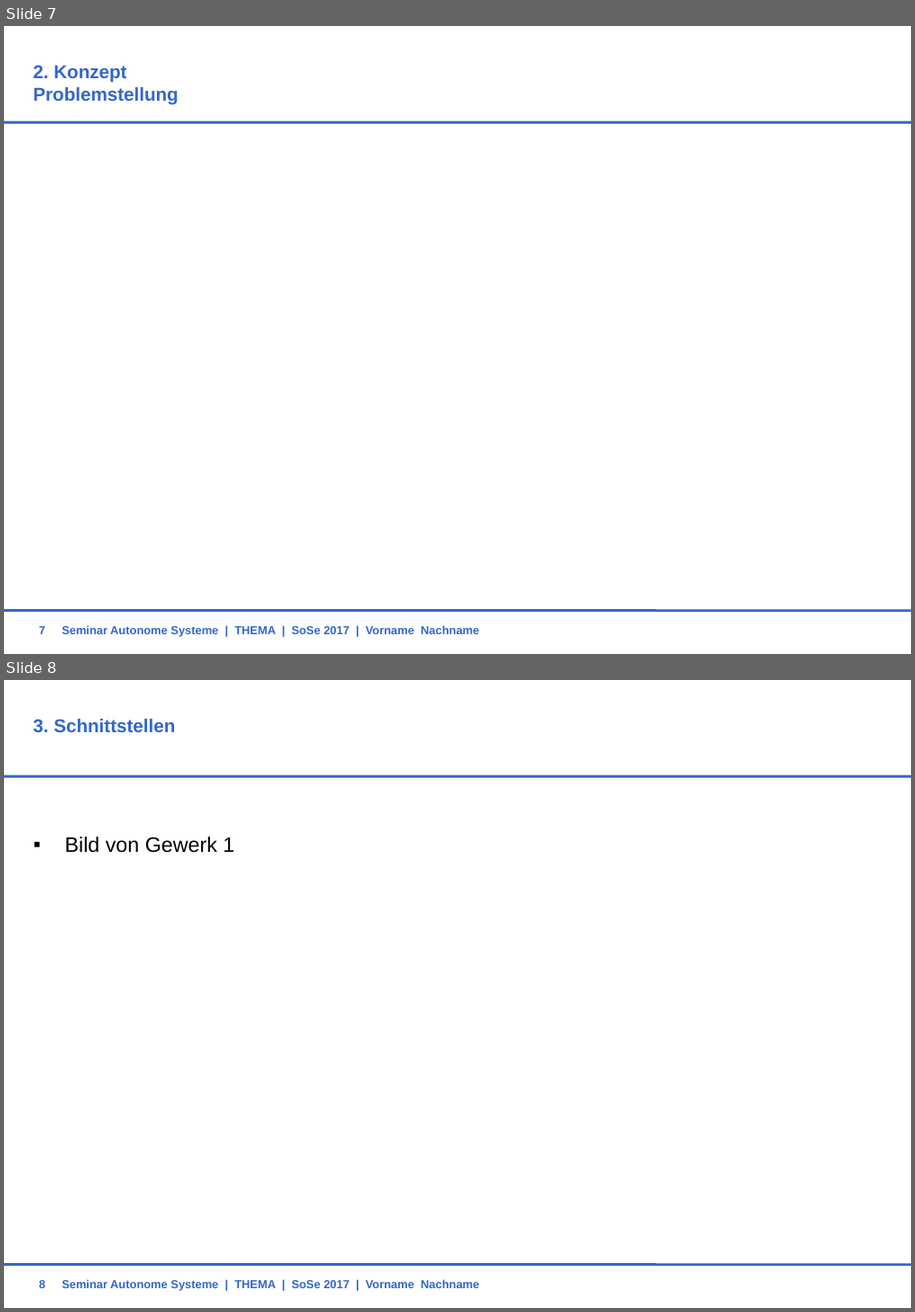
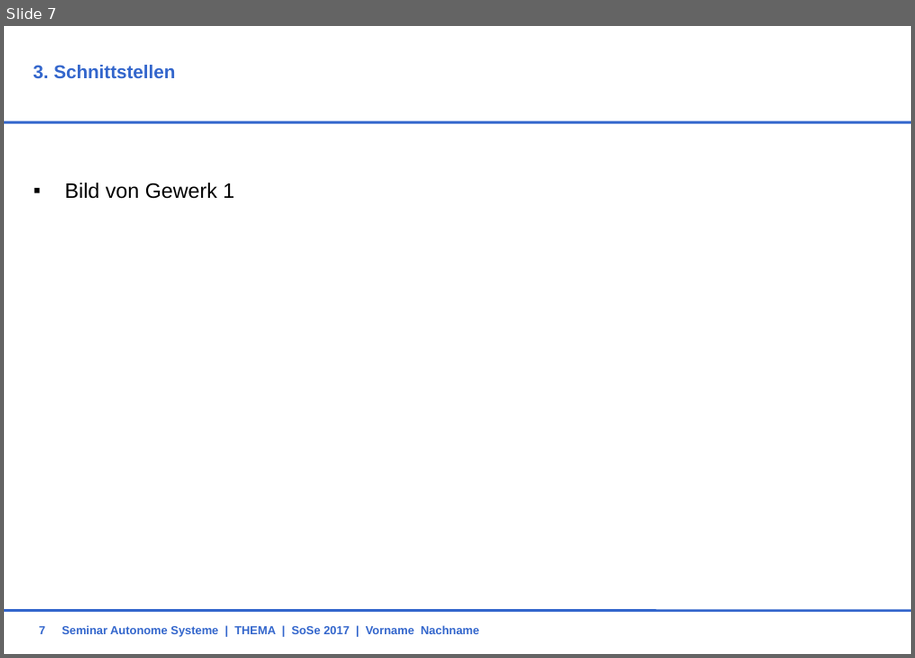
Before and after one commit to RobinMoeller/VPJ-Gewerk-2, a slide deck: Präsi_Konzept.pptx. Shown one above the other, each under a label of ours: slides 7 and 8 before the commit, slide 7 after it. The pictures are 915x1312 and 915x658 pixels, drawn with LibreOffice and Linux fonts; fonts in the diff are those of the drawing; background and template pictures are left out. Boxes give left, top, right and bottom in pixels: in the first picture for what was removed or moved away, otherwise in the second. Text is boxed around its words. In the diff, an @@ line names an element or a change of style, - is before the commit and + after.

Commit message:
Ansatz Konzeptplan

```diff
--- a/Präsi_Konzept.pptx
+++ b/Präsi_Konzept.pptx
@@ slide 7 removed at (x1=4, y1=26, x2=911, y2=654), background #FFFFFF; not listed: 2 template elements that a slide beside it also shows @@
@@ title removed at (x1=33, y1=65, x2=178, y2=104) @@
-2. Konzept
-Problemstellung
@@ page number removed at (x1=39, y1=626, x2=45, y2=634) @@
-7
@@ text removed at (x1=62, y1=625, x2=479, y2=636) @@
-Seminar Autonome Systeme | THEMA | SoSe 2017 | Vorname Nachname
@@ what was slide 8 is now slide 7 @@
@@ page number at (x1=39, y1=626, x2=45, y2=634): text changed @@
-8
+7
```
Also in this commit, not shown: 1 slide changed.
